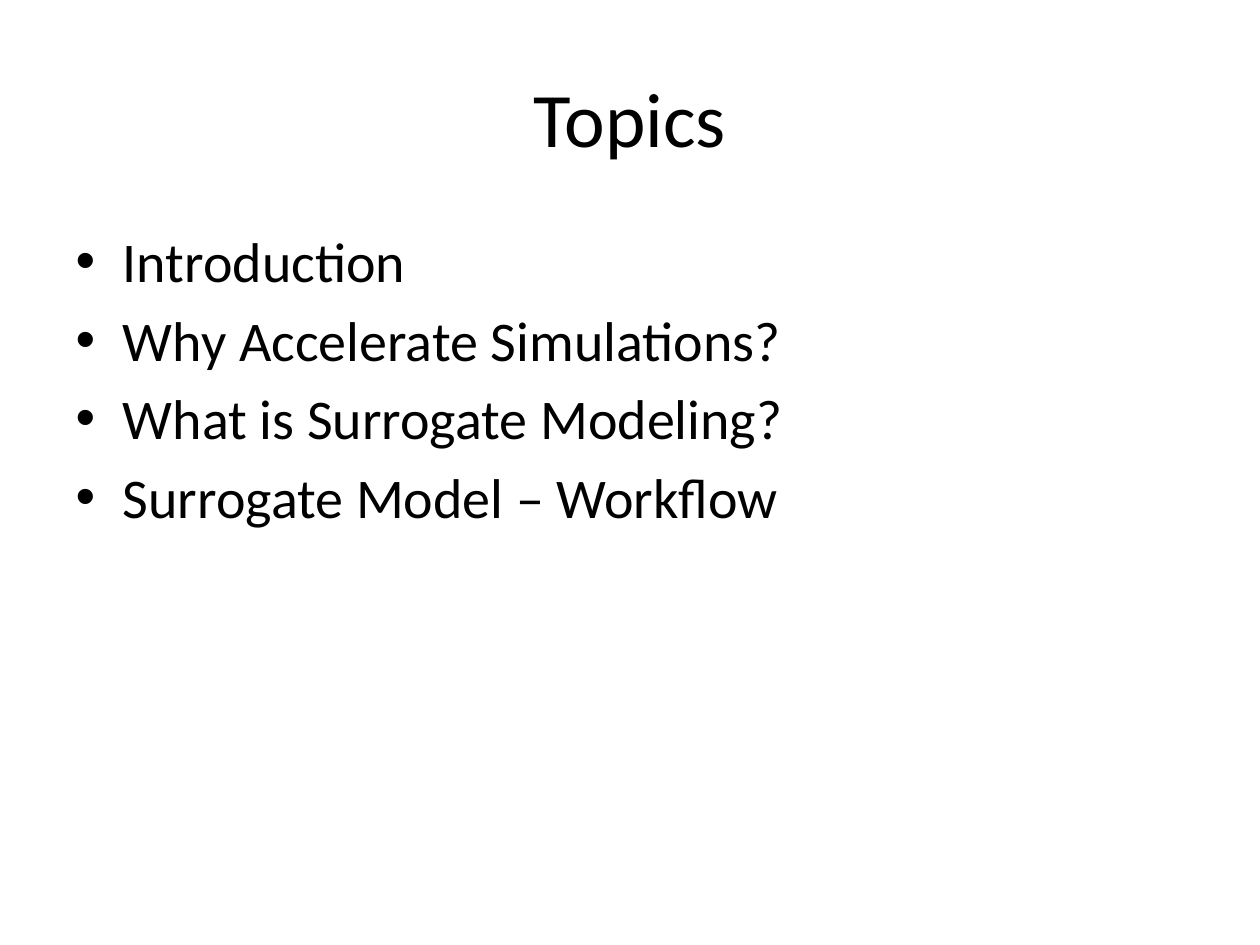
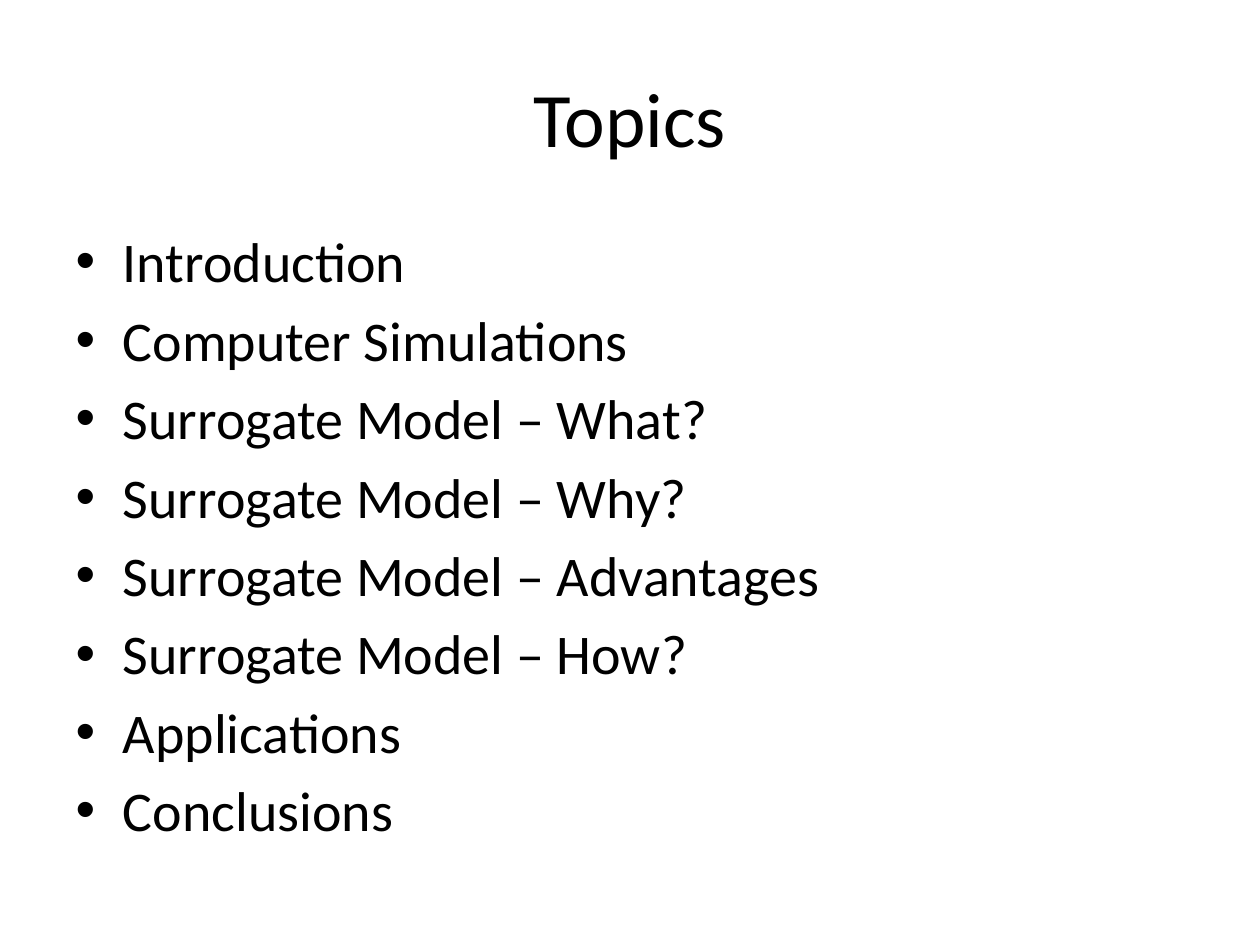
Before and after one commit to look4pritam/SurrogateModel, a slide deck: slide 2 of Presentations/SurrogateModel.pptx. Drawn at 1260x945 pixels with LibreOffice and Linux fonts; fonts in the diff are those of the drawing. Boxes give left, top, right and bottom in pixels: in the first picture for what was removed or moved away, otherwise in the second. Text is boxed around its words. In the diff, an @@ line names an element or a change of style, - is before the commit and + after.

```diff
--- a/Presentations/SurrogateModel.pptx
+++ b/Presentations/SurrogateModel.pptx
@@ text at [123,322,820,832]: text changed @@
-• Why Accelerate Simulations?
-• What is Surrogate Modeling?
-• Surrogate Model – Workflow
+• Computer Simulations
+• Surrogate Model – What?
+• Surrogate Model – Why?
+• Surrogate Model – Advantages
+• Surrogate Model – How?
+• Applications
+• Conclusions
```
Also in this commit, not shown: 6 other slides changed, 6 slides added.
